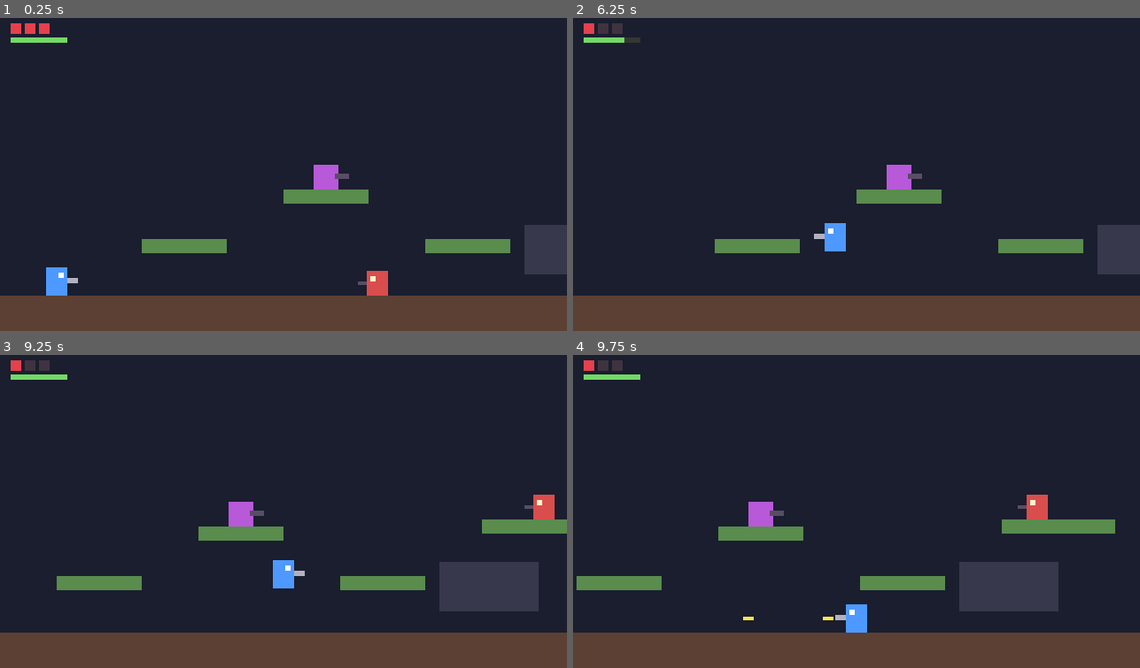
Above: before the commit, frames 1-4 (two rows, left to right).
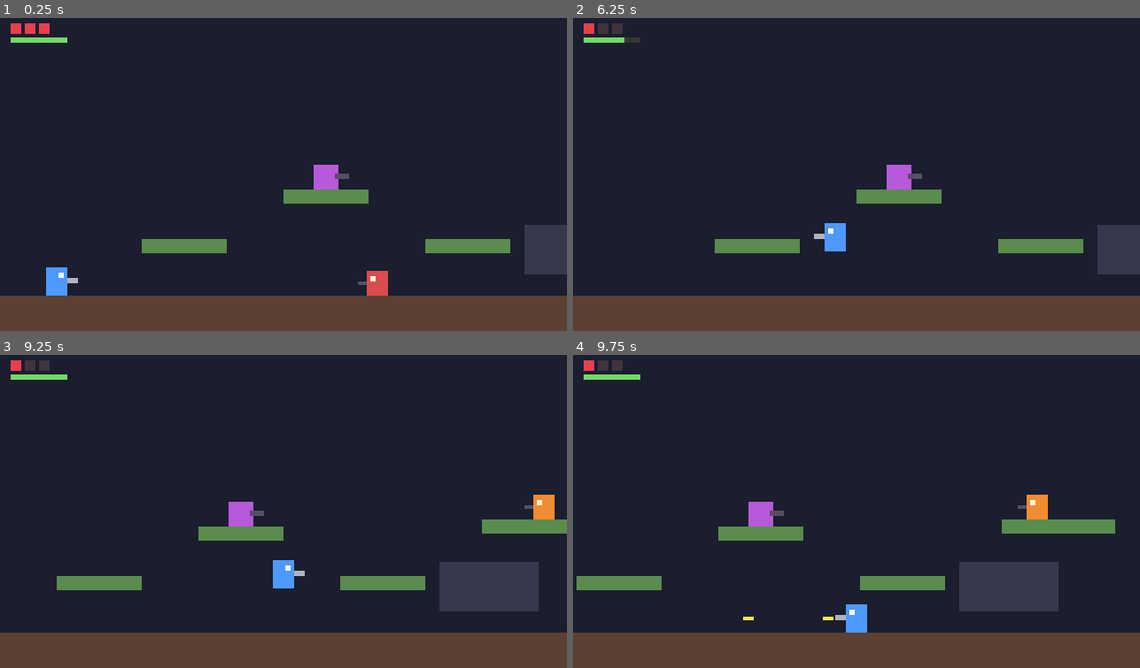
Above: after the commit, the same moments.

Repository: larrycxcx/zonebreaker-public
Game: Godot game, scene res://scenes/main.tscn
Same seed, same stepped clock (60 frames per second), same inputs: the game is played once before the commit and once after it.
Inputs:
- Up to frame 1 (0.25 s): no input
- Up to frame 2 (6.25 s): hold S (crouch) 0.53-1.28 s; hold D (move_right) 0.53-2.03 s; tap Space (jump) at 0.77, 1.52, 3.02, 3.77, 4.52, 6.02 s; tap J (shoot) at 0.8, 1.35, 3.05, 4.35, 5.3 s; tap Alt (sprint) at 1.55, 3.8, 6.05 s; hold A (move_left) 2.03-2.78 s; hold Alt (sprint) 2.03-2.78 s; tap S (crouch) at 2.3, 4.55, 5.85 s; hold D (move_right) 2.78-4.28 s; tap W (aim_up) at 2.85 s; hold S (crouch) 3.53-4.28 s; hold A (move_left) 4.28-5.03 s; hold D (move_right) 5.03-5.78 s; hold Alt (sprint) 5.03-5.78 s; hold A (move_left) from 5.78 s (still down)
- Up to frame 3 (9.25 s): hold J (shoot) 6.53-7.28 s; tap Space (jump) at 6.77, 7.52, 9.02 s; tap S (crouch) at 6.8, 8.85 s; release A (move_left) at 7.28 s; hold D (move_right) from 7.28 s (still down); tap Alt (sprint) at 7.35, 8.3 s; tap J (shoot) at 7.55 s; hold W (aim_up) 8.03-8.78 s
- Up to frame 4 (9.75 s): release D (move_right) at 9.53 s; hold A (move_left) from 9.53 s (still down); hold J (shoot) from 9.53 s (still down)

Frames 1-2 are identical in both runs. In frame 3, 0.3% of the frame differs, in the area x 94-98%, y 44-53%; in frame 4, 0.3%.

Commit message:
Split walkers into enemy types A/B/C and harden the test runner
Enemy types, all patrolling walkers built as inherited scenes of
enemy_walker.tscn that only override what differs:
- A: 110px range, single shots, standing only (red)
- B: 110px range, bursts of 2-3 shots 0.15s apart, standing only (orange)
- C: 200px range, single shots, goes prone like before (dark red)
The turret keeps its role with a 200px range and 6 health instead of 3.

Burst fire lives in the Enemy base class (burst_min/max/gap); a burst
that has started always finishes. Each bullet emits shot_fired, which
the tests use now and step 3 can hook effects onto. can_go_prone now
defaults to off so new enemies stand unless configured.

Test runner:
- Any SCRIPT ERROR raised while a test runs is now a failure. A
  coroutine that crashes mid-test aborts silently and the runner's await
  still returns, so a crashing test used to count as passing
- A suite that fails to load is reported and skipped instead of
  crashing the runner into an endless wait
- 60s watchdog per test for awaits that never resolve

New enemy_types suite (28 checks). Breaking each type rule in turn
(B burst size, C prone/range, turret health, burst completion) and
injecting a crashing test or a broken suite all fail the run.

Co-Authored-By: Claude Opus 5 <noreply@anthropic.com>

Diff:
--- a/scenes/enemy_turret.tscn
+++ b/scenes/enemy_turret.tscn
@@ -11,7 +11,9 @@
 collision_layer = 8
 collision_mask = 1
 script = ExtResource("1")
-max_health = 3
+max_health = 6
+detect_range = 200.0
+can_go_prone = true
 bullet_scene = ExtResource("2")
 
 [node name="CollisionShape2D" type="CollisionShape2D" parent="."]
--- /dev/null
+++ b/scenes/enemy_walker_a.tscn
@@ -0,0 +1,8 @@
+[gd_scene format=3]
+
+[ext_resource type="PackedScene" path="res://scenes/enemy_walker.tscn" id="1"]
+
+[node name="EnemyWalkerA" instance=ExtResource("1")]
+
+[node name="Body" parent="Visual" index="0"]
+color = Color(0.85, 0.3, 0.3, 1)
--- /dev/null
+++ b/scenes/enemy_walker_b.tscn
@@ -0,0 +1,10 @@
+[gd_scene format=3]
+
+[ext_resource type="PackedScene" path="res://scenes/enemy_walker.tscn" id="1"]
+
+[node name="EnemyWalkerB" instance=ExtResource("1")]
+burst_min = 2
+burst_max = 3
+
+[node name="Body" parent="Visual" index="0"]
+color = Color(0.95, 0.55, 0.2, 1)
--- /dev/null
+++ b/scenes/enemy_walker_c.tscn
@@ -0,0 +1,10 @@
+[gd_scene format=3]
+
+[ext_resource type="PackedScene" path="res://scenes/enemy_walker.tscn" id="1"]
+
+[node name="EnemyWalkerC" instance=ExtResource("1")]
+detect_range = 200.0
+can_go_prone = true
+
+[node name="Body" parent="Visual" index="0"]
+color = Color(0.6, 0.15, 0.25, 1)
--- a/scenes/main.tscn
+++ b/scenes/main.tscn
@@ -3,7 +3,9 @@
 [ext_resource type="PackedScene" path="res://scenes/platform.tscn" id="1"]
 [ext_resource type="PackedScene" path="res://scenes/player.tscn" id="2"]
 [ext_resource type="Script" path="res://scripts/main.gd" id="3"]
-[ext_resource type="PackedScene" path="res://scenes/enemy_walker.tscn" id="4"]
+[ext_resource type="PackedScene" path="res://scenes/enemy_walker_a.tscn" id="4"]
+[ext_resource type="PackedScene" path="res://scenes/enemy_walker_b.tscn" id="7"]
+[ext_resource type="PackedScene" path="res://scenes/enemy_walker_c.tscn" id="8"]
 [ext_resource type="PackedScene" path="res://scenes/enemy_turret.tscn" id="5"]
 [ext_resource type="PackedScene" path="res://scenes/hud.tscn" id="6"]
 
@@ -64,14 +66,14 @@
 
 [node name="Enemies" type="Node2D" parent="."]
 
-[node name="Walker1" parent="Enemies" instance=ExtResource("4")]
+[node name="WalkerA" parent="Enemies" instance=ExtResource("4")]
 position = Vector2(220, 153)
 
-[node name="Walker2" parent="Enemies" instance=ExtResource("4")]
+[node name="WalkerB" parent="Enemies" instance=ExtResource("7")]
 position = Vector2(352, 89)
 start_direction = 1
 
-[node name="Walker3" parent="Enemies" instance=ExtResource("4")]
+[node name="WalkerC" parent="Enemies" instance=ExtResource("8")]
 position = Vector2(470, 153)
 start_direction = 1
 
--- a/scripts/enemy.gd
+++ b/scripts/enemy.gd
@@ -3,6 +3,8 @@
 ## 敌人基类：生命值、受击闪白、死亡、重力，以及共用的射击、趴下逻辑。具体行为见子类。
 
 signal died
+## 每射出一颗子弹发一次（连发时每颗都发）。第 3 步的枪口闪光、音效可以接在这上面。
+signal shot_fired
 
 @export var max_health := 2
 ## 碰到玩家时对玩家造成的伤害。
@@ -17,10 +19,16 @@
 @export var detect_range := 150.0
 ## 和玩家的高度差在这个范围内才会开火（子弹只走水平方向）。
 @export var vertical_tolerance := 20.0
+## 每次开火连发几颗，在 [burst_min, burst_max] 里随机取。都为 1 就是单发。
+## fire_interval 从一轮连发的第一颗开始算。
+@export_range(1, 10) var burst_min := 1
+@export_range(1, 10) var burst_max := 1
+## 同一轮连发里相邻两颗子弹的间隔。
+@export var burst_gap := 0.15
 
 @export_group("Prone")
-## 玩家在射程内趴下时，敌人也跟着趴下打低处。关掉就是一直站着打的敌人。
-@export var can_go_prone := true
+## 玩家在射程内趴下时，敌人也跟着趴下打低处。默认关闭，即只会站着开枪。
+@export var can_go_prone := false
 ## 发现玩家趴下后隔多久才跟着趴下，给玩家留一个躲子弹的窗口。
 @export var prone_reaction_time := 0.4
 
@@ -33,6 +41,8 @@
 var facing := -1
 
 var _fire_timer := 0.0
+var _burst_left := 0
+var _burst_timer := 0.0
 var _prone_timer := 0.0
 var _stand_height := 0.0
 
@@ -77,17 +87,32 @@
 	return player
 
 
-## 冷却好了就朝 `facing` 方向打一发。`target` 传 null 表示这一帧不该开火。
-## 子弹挂在敌人的父节点下，这样敌人死了子弹还能继续飞。
+## 冷却好了就朝 `facing` 方向开一轮火（单发或连发）。`target` 传 null 表示这一帧不该开始新的一轮。
+## 一轮连发开始后会打完，即使中途玩家离开了射程。
 func try_shoot(delta: float, target: Node2D) -> void:
 	_fire_timer -= delta
+	if _burst_left > 0:
+		_burst_timer -= delta
+		if _burst_timer <= 0.0:
+			_fire_one()
+			_burst_left -= 1
+			_burst_timer = burst_gap
+		return
 	if target == null or bullet_scene == null or _fire_timer > 0.0:
 		return
 	_fire_timer = fire_interval
+	_fire_one()
+	_burst_left = randi_range(burst_min, maxi(burst_min, burst_max)) - 1
+	_burst_timer = burst_gap
+
+
+## 子弹挂在敌人的父节点下，这样敌人死了子弹还能继续飞。
+func _fire_one() -> void:
 	var bullet := bullet_scene.instantiate() as Bullet
 	bullet.direction = Vector2(facing, 0)
 	get_parent().add_child(bullet)
 	bullet.global_position = _muzzle.global_position
+	shot_fired.emit()
 
 
 ## 子类每帧拿当前瞄准的目标调用：目标趴着就隔 prone_reaction_time 跟着趴下，否则马上站起来。
--- a/tests/run_tests.gd
+++ b/tests/run_tests.gd
@@ -4,18 +4,61 @@
 ##   & $godot --headless --path . --script res://tests/run_tests.gd
 ##   & $godot --headless --path . --script res://tests/run_tests.gd -- crouch
 ##
-## 加 `-- <名字>`（player / enemies / crouch / sprint）只跑指定的一组，不加就全跑。全部通过退出码为 0，有失败为 1。
+## 加 `-- <名字>`（player / enemies / enemy_types / crouch / sprint）只跑指定的一组，不加就全跑。全部通过退出码为 0，有失败为 1。
 
 const SUITES := {
 	"player": "res://tests/test_player.gd",
 	"enemies": "res://tests/test_enemies.gd",
+	"enemy_types": "res://tests/test_enemy_types.gd",
 	"crouch": "res://tests/test_crouch.gd",
 	"sprint": "res://tests/test_sprint.gd",
 }
 
 
+## 单条用例最多跑多久。防的是用例在等一个永远不会来的信号，
+## runner 的 await 会一直等下去；看门狗到点就报出是哪条用例卡住，并以失败退出。
+const TEST_TIMEOUT_SEC := 60.0
+
+
+## 收集用例运行期间的 SCRIPT ERROR。
+## Godot 里协程中途出运行时错误时，那条用例直接中止，但 runner 的 await 照常返回，
+## 而它一条断言都没记——不拦下来的话，出错的用例会被当成「通过」。
+## Logger 可能在别的线程被调用，所以加锁。
+class ScriptErrorCollector extends Logger:
+	var _mutex := Mutex.new()
+	var _errors: Array[String] = []
+
+	func _log_error(_function: String, file: String, line: int, code: String, rationale: String, _editor_notify: bool, error_type: int, _script_backtraces: Array[ScriptBacktrace]) -> void:
+		if error_type != ERROR_TYPE_SCRIPT:
+			return
+		_mutex.lock()
+		_errors.append("%s:%d %s" % [file.get_file(), line, rationale if rationale != "" else code])
+		_mutex.unlock()
+
+	func take() -> Array[String]:
+		_mutex.lock()
+		var taken := _errors.duplicate()
+		_errors.clear()
+		_mutex.unlock()
+		return taken
+
+
+var _test_serial := 0
+var _script_errors := ScriptErrorCollector.new()
+
+
 func _initialize() -> void:
+	OS.add_logger(_script_errors)
 	_run()
+
+
+func _arm_watchdog(label: String) -> void:
+	_test_serial += 1
+	var serial := _test_serial
+	create_timer(TEST_TIMEOUT_SEC).timeout.connect(func() -> void:
+		if serial == _test_serial:
+			print("\n    TIMEOUT  %s did not finish within %d s (look for a SCRIPT ERROR above)" % [label, int(TEST_TIMEOUT_SEC)])
+			quit(1))
 
 
 func _run() -> void:
@@ -28,7 +71,15 @@
 		if wanted.size() > 0 and not wanted.has(suite_name):
 			continue
 		print("\n=== ", suite_name, " ===")
-		var suite: GameTest = load(SUITES[suite_name]).new()
+		# 测试脚本本身有语法错误时 load 会失败：记为一条失败、继续跑别的组，而不是整个 runner 崩掉卡死。
+		var script := load(SUITES[suite_name]) as GDScript
+		if script == null or not script.can_instantiate():
+			total += 1
+			failed += 1
+			failed_labels.append("%s: suite failed to load (see SCRIPT ERROR above)" % suite_name)
+			print("    FAIL  could not load ", SUITES[suite_name])
+			continue
+		var suite: GameTest = script.new()
 		suite.tree = self
 
 		for method in suite.get_method_list():
@@ -37,10 +88,14 @@
 				continue
 			print("  ", test_name)
 			suite.results.clear()
+			_script_errors.take() # 丢掉上一条用例收尾阶段可能产生的错误，只算这条自己的
+			_arm_watchdog("%s / %s" % [suite_name, test_name])
 			await suite.call(test_name)
 			# 每条用例跑完就把场景释放掉，用例之间互不影响，退出时也不会报资源泄漏。
 			suite.free_scene()
 			await physics_frame
+			for error in _script_errors.take():
+				suite.check("no script error (%s)" % error, false)
 
 			for result in suite.results:
 				total += 1
@@ -53,6 +108,7 @@
 					failed_labels.append(label)
 					print("    FAIL  ", result["label"], ("  " + detail) if detail != "" else "")
 
+	_test_serial += 1 # 解除最后一条用例的看门狗
 	print("\n", "-".repeat(50))
 	if failed == 0:
 		print("all %d checks passed" % total)
@@ -60,4 +116,5 @@
 		print("%d of %d checks FAILED:" % [failed, total])
 		for label in failed_labels:
 			print("  - ", label)
+	OS.remove_logger(_script_errors)
 	quit(1 if failed > 0 else 0)
--- a/tests/test_crouch.gd
+++ b/tests/test_crouch.gd
@@ -231,4 +231,4 @@
 
 
 func test_lying_down_dodges_walker_fire() -> void:
-	await _assert_crouch_dodges("Walker1", Vector2(250, 153), -1)
+	await _assert_crouch_dodges("WalkerA", Vector2(250, 153), -1)
--- a/tests/test_enemies.gd
+++ b/tests/test_enemies.gd
@@ -12,8 +12,8 @@
 func test_enemies_stand_where_placed() -> void:
 	await reset_scene(true)
 	await frames(40)
-	var walker1: EnemyWalker = main.get_node("Enemies/Walker1")
-	var walker2: EnemyWalker = main.get_node("Enemies/Walker2")
+	var walker1: EnemyWalker = main.get_node("Enemies/WalkerA")
+	var walker2: EnemyWalker = main.get_node("Enemies/WalkerB")
 	var turret: EnemyTurret = main.get_node("Enemies/Turret1")
 	check("ground walker stands on the ground", walker1.is_on_floor() and absf(walker1.global_position.y - 153.0) < 2.0, str(walker1.global_position))
 	check("platform walker stands on its platform", walker2.is_on_floor() and absf(walker2.global_position.y - 89.0) < 2.0, str(walker2.global_position))
@@ -23,7 +23,7 @@
 func test_walker_patrols() -> void:
 	await reset_scene(true)
 	await frames(40)
-	var walker: EnemyWalker = main.get_node("Enemies/Walker1")
+	var walker: EnemyWalker = main.get_node("Enemies/WalkerA")
 	var start_x := walker.global_position.x
 	await frames(60)
 	check("walker moves along the ground", absf(walker.global_position.x - start_x) > 10.0, "%.1f -> %.1f" % [start_x, walker.global_position.x])
@@ -33,7 +33,7 @@
 	await reset_scene(true)
 	await frames(40)
 	# Platform4：x 320..384。巡逻兵必须在边缘掉头，不能走下去。
-	var walker: EnemyWalker = main.get_node("Enemies/Walker2")
+	var walker: EnemyWalker = main.get_node("Enemies/WalkerB")
 	var fell := false
 	for i in 300:
 		await tree.physics_frame
@@ -47,7 +47,7 @@
 func test_walker_turns_at_the_crawl_block() -> void:
 	await reset_scene(true)
 	# 矮通道（x 296..352，净空 12px）比巡逻兵矮，它得掉头而不是卡在那里推墙。
-	var walker: EnemyWalker = main.get_node("Enemies/Walker1")
+	var walker: EnemyWalker = main.get_node("Enemies/WalkerA")
 	walker.global_position = Vector2(270, 153)
 	walker.facing = 1
 	walker._apply_facing()
@@ -62,9 +62,9 @@
 
 func test_bullets_kill_the_walker() -> void:
 	await reset_scene(true)
-	keep_only_enemies(["Walker1"])
-	await frames(30)
-	var walker: EnemyWalker = main.get_node("Enemies/Walker1")
+	keep_only_enemies(["WalkerA"])
+	await frames(30)
+	var walker: EnemyWalker = main.get_node("Enemies/WalkerA")
 	check("walker has 2 health", walker.max_health == 2 and walker.health == 2)
 
 	walker.take_damage(1)
@@ -140,8 +140,8 @@
 
 func test_walker_shoots_at_the_player() -> void:
 	await reset_scene(true)
-	keep_only_enemies(["Walker1"])
-	var walker: EnemyWalker = main.get_node("Enemies/Walker1")
+	keep_only_enemies(["WalkerA"])
+	var walker: EnemyWalker = main.get_node("Enemies/WalkerA")
 	await frames(20)
 
 	# 站到巡逻兵正前方、同高度，射程之内。
@@ -163,8 +163,8 @@
 
 func test_walker_does_not_shoot_backwards() -> void:
 	await reset_scene(true)
-	keep_only_enemies(["Walker1"])
-	var walker: EnemyWalker = main.get_node("Enemies/Walker1")
+	keep_only_enemies(["WalkerA"])
+	var walker: EnemyWalker = main.get_node("Enemies/WalkerA")
 	await frames(20)
 
 	# 玩家在身后：巡逻兵不该回头瞄准，转向只由巡逻决定。
@@ -186,8 +186,8 @@
 
 func test_walker_and_turret_shoot_at_the_same_height() -> void:
 	await reset_scene(true)
-	keep_only_enemies(["Walker1", "Turret1"])
-	var walker: EnemyWalker = main.get_node("Enemies/Walker1")
+	keep_only_enemies(["WalkerA", "Turret1"])
+	var walker: EnemyWalker = main.get_node("Enemies/WalkerA")
 	var turret: EnemyTurret = main.get_node("Enemies/Turret1")
 	await frames(30)
 
@@ -218,9 +218,9 @@
 
 func test_enemy_bullets_do_not_hurt_other_enemies() -> void:
 	await reset_scene(true)
-	keep_only_enemies(["Walker1", "Walker2"])
-	var shooter: EnemyWalker = main.get_node("Enemies/Walker1")
-	var victim: EnemyWalker = main.get_node("Enemies/Walker2")
+	keep_only_enemies(["WalkerA", "WalkerB"])
+	var shooter: EnemyWalker = main.get_node("Enemies/WalkerA")
+	var victim: EnemyWalker = main.get_node("Enemies/WalkerB")
 	await frames(20)
 
 	# 把另一只巡逻兵直接摆在枪口前面，玩家挪到远处不干扰。
@@ -301,10 +301,10 @@
 	check("the hit came while both were prone", player.is_crouching and turret.is_prone)
 
 
-func test_walker_stops_and_lies_down_to_shoot() -> void:
-	await reset_scene(true)
-	keep_only_enemies(["Walker1"])
-	var walker: EnemyWalker = main.get_node("Enemies/Walker1")
+func test_type_c_stops_and_lies_down_to_shoot() -> void:
+	await reset_scene(true)
+	keep_only_enemies(["WalkerC"])
+	var walker: EnemyWalker = main.get_node("Enemies/WalkerC")
 	await frames(10)
 	_place_enemy(walker, Vector2(250, 153))
 	player.global_position = Vector2(180, 152) # 在巡逻兵正前方（左边）
@@ -322,10 +322,10 @@
 	check("walker resumes its patrol", absf(walker.global_position.x - x_prone) > 5.0, "%.2f -> %.2f" % [x_prone, walker.global_position.x])
 
 
-func test_walker_ignores_a_prone_player_behind_it() -> void:
-	await reset_scene(true)
-	keep_only_enemies(["Walker1"])
-	var walker: EnemyWalker = main.get_node("Enemies/Walker1")
+func test_type_c_ignores_a_prone_player_behind_it() -> void:
+	await reset_scene(true)
+	keep_only_enemies(["WalkerC"])
+	var walker: EnemyWalker = main.get_node("Enemies/WalkerC")
 	await frames(10)
 	_place_enemy(walker, Vector2(200, 153))
 	player.global_position = Vector2(250, 152) # 在背后（右边）
@@ -357,7 +357,7 @@
 	player._fire_timer = 0.0
 	player._shoot(Vector2.RIGHT)
 	await frames(40)
-	check("a standing shot flies over a prone enemy", turret.health == 3, str(turret.health))
+	check("a standing shot flies over a prone enemy", turret.health == turret.max_health, str(turret.health))
 
 	# 对照组：玩家也趴下（不动）开枪，就打得中。
 	Input.action_press("crouch")
@@ -367,7 +367,7 @@
 	await frames(2)
 	Input.action_release("shoot")
 	await frames(40)
-	check("a prone shot hits a prone enemy", is_instance_valid(turret) and turret.health < 3, str(turret.health) if is_instance_valid(turret) else "dead")
+	check("a prone shot hits a prone enemy", is_instance_valid(turret) and turret.health < turret.max_health, str(turret.health) if is_instance_valid(turret) else "dead")
 
 
 func test_player_invincibility_frames() -> void:
@@ -394,9 +394,9 @@
 
 func test_touching_an_enemy_hurts() -> void:
 	await reset_scene(true)
-	keep_only_enemies(["Walker1"])
-	await frames(30)
-	var walker: EnemyWalker = main.get_node("Enemies/Walker1")
+	keep_only_enemies(["WalkerA"])
+	await frames(30)
+	var walker: EnemyWalker = main.get_node("Enemies/WalkerA")
 	player.global_position = walker.global_position
 	player.velocity = Vector2.ZERO
 	await frames(4)
--- /dev/null
+++ b/tests/test_enemy_types.gd
@@ -0,0 +1,202 @@
+extends GameTest
+## 敌人分类：A（单发，110px，只站着）、B（连发 2~3 颗，110px，只站着）、
+## C（单发，200px，会跟着玩家趴下），以及炮台（200px，6 血）。
+
+
+## 玩家停在这里时离所有敌人都在射程外（摆好的敌人在 x=450，最远射程 200）。
+const PARKED_X := 40.0
+
+
+## 把一个巡逻兵固定在 x=450 朝左站着，不再走动。玩家先停在射程外：
+## 如果准备阶段就在射程内，敌人会先按默认冷却开一枪，之后测试改的节奏就看不出来了。
+func _setup_duel(enemy_name: String) -> Enemy:
+	await reset_scene(true)
+	keep_only_enemies([enemy_name])
+	var enemy: Enemy = main.get_node("Enemies/" + enemy_name)
+	player.global_position = Vector2(PARKED_X, 152)
+	await frames(5)
+	enemy.global_position = Vector2(450, 153)
+	enemy.facing = -1
+	enemy._visual.scale.x = -1
+	if enemy is EnemyWalker:
+		(enemy as EnemyWalker).move_speed = 0.0
+		(enemy as EnemyWalker)._apply_facing()
+	await frames(2)
+	return enemy
+
+
+## 玩家站到敌人正前方 distance 处。玩家设为无敌，免得被击退或打死打断观察。
+func _step_in_front(enemy: Enemy, distance: float) -> void:
+	player.global_position = Vector2(enemy.global_position.x - distance, 152)
+	player.velocity = Vector2.ZERO
+
+
+## 玩家在敌人前方 distance 处站 frame_count 帧，记下每颗子弹是第几帧射出的，
+## 再按间隔分成一轮一轮的连发（同一轮相邻两颗隔 9~10 帧，两轮之间隔 fire_interval）。
+## 观察结束后把玩家移走、再等一会儿，让最后一轮打完，避免被截断成「1 颗」。
+func _observe_bursts(enemy: Enemy, distance: float, frame_count: int) -> Array:
+	var shot_frames := []
+	var frame := [0]
+	enemy.shot_fired.connect(func(): shot_frames.append(frame[0]))
+	_step_in_front(enemy, distance)
+	for i in frame_count + 40:
+		if i == frame_count:
+			player.global_position = Vector2(PARKED_X, 152)
+		player._invincible_timer = 1000.0
+		await tree.physics_frame
+		frame[0] += 1
+	var bursts := []
+	var last := -1000
+	for f in shot_frames:
+		if f - last > 15:
+			bursts.append(0)
+		bursts[-1] += 1
+		last = f
+	return bursts
+
+
+func test_types_are_configured() -> void:
+	await reset_scene(true)
+	var a: Enemy = main.get_node("Enemies/WalkerA")
+	var b: Enemy = main.get_node("Enemies/WalkerB")
+	var c: Enemy = main.get_node("Enemies/WalkerC")
+	var turret: Enemy = main.get_node("Enemies/Turret1")
+	check("A, B and C are all patrolling walkers", a is EnemyWalker and b is EnemyWalker and c is EnemyWalker)
+	check("A: 110px range, single shots, standing only", a.detect_range == 110.0 and a.burst_min == 1 and a.burst_max == 1 and not a.can_go_prone)
+	check("B: 110px range, bursts of 2-3, standing only", b.detect_range == 110.0 and b.burst_min == 2 and b.burst_max == 3 and not b.can_go_prone)
+	check("C: 200px range, single shots, can go prone", c.detect_range == 200.0 and c.burst_min == 1 and c.burst_max == 1 and c.can_go_prone)
+	check("walkers have 2 health", a.max_health == 2 and b.max_health == 2 and c.max_health == 2)
+	check("turret: 200px range and 6 health", turret.detect_range == 200.0 and turret.max_health == 6, "%s / %s" % [turret.detect_range, turret.max_health])
+	var colors := [a, b, c].map(func(e): return (e.get_node("Visual/Body") as ColorRect).color)
+	check("A, B and C look different", colors[0] != colors[1] and colors[1] != colors[2] and colors[0] != colors[2], str(colors))
+
+
+func test_type_a_fires_single_shots() -> void:
+	var a := await _setup_duel("WalkerA")
+	a.fire_interval = 0.5
+	var bursts := await _observe_bursts(a, 60.0, 150)
+	check("A fired several times", bursts.size() >= 4, str(bursts))
+	check("every A volley is a single shot", bursts.all(func(n): return n == 1), str(bursts))
+
+
+func test_type_b_fires_bursts_of_two_or_three() -> void:
+	# 连发颗数是随机的，固定种子让结果可重复。
+	seed(20260918)
+	var b := await _setup_duel("WalkerB")
+	b.fire_interval = 0.6
+	var bursts := await _observe_bursts(b, 60.0, 420)
+	check("B fired several volleys", bursts.size() >= 8, str(bursts))
+	check("every B volley has 2 or 3 shots", bursts.all(func(n): return n == 2 or n == 3), str(bursts))
+	check("both 2-shot and 3-shot volleys happen", bursts.has(2) and bursts.has(3), str(bursts))
+
+
+func test_type_b_burst_shots_are_spaced_out() -> void:
+	seed(1)
+	var b := await _setup_duel("WalkerB")
+	var shot_frames := []
+	var frame := [0]
+	b.shot_fired.connect(func(): shot_frames.append(frame[0]))
+	_step_in_front(b, 60.0)
+	for i in 40:
+		player._invincible_timer = 1000.0
+		await tree.physics_frame
+		frame[0] += 1
+	check("a burst fired at least two shots", shot_frames.size() >= 2, str(shot_frames))
+	if shot_frames.size() >= 2:
+		var gap: int = shot_frames[1] - shot_frames[0]
+		check("burst shots come 0.15s apart", gap >= 8 and gap <= 10, "%d frames" % gap)
+
+
+func test_burst_finishes_even_if_the_player_leaves() -> void:
+	seed(7)
+	var b := await _setup_duel("WalkerB")
+	var shots := [0]
+	b.shot_fired.connect(func(): shots[0] += 1)
+	_step_in_front(b, 60.0)
+	for i in 5:
+		player._invincible_timer = 1000.0
+		await tree.physics_frame
+		if shots[0] > 0:
+			break
+	check("the burst started as soon as the player stepped in", shots[0] == 1, str(shots[0]))
+	# 第一颗打出后玩家立刻跑出射程，这一轮也要打完。
+	player.global_position = Vector2(PARKED_X, 152)
+	await frames(40)
+	check("the rest of the burst still comes out", shots[0] == 2 or shots[0] == 3, str(shots[0]))
+
+
+func test_only_type_c_goes_prone() -> void:
+	for enemy_name in ["WalkerA", "WalkerB", "WalkerC"]:
+		var enemy := await _setup_duel(enemy_name)
+		_step_in_front(enemy, 60.0)
+		Input.action_press("crouch")
+		var ever_prone := false
+		for i in 60:
+			player._invincible_timer = 1000.0
+			await tree.physics_frame
+			ever_prone = ever_prone or enemy.is_prone
+		var expected: bool = enemy_name == "WalkerC"
+		check("%s %s when the player lies down" % [enemy_name, "goes prone" if expected else "stays standing"], ever_prone == expected)
+		Input.action_release("crouch")
+
+
+func test_type_c_outranges_a_and_b() -> void:
+	# 180px：在 C 的 200px 射程内，在 A/B 的 110px 射程外。
+	for enemy_name in ["WalkerA", "WalkerB", "WalkerC"]:
+		var enemy := await _setup_duel(enemy_name)
+		var bursts := await _observe_bursts(enemy, 180.0, 60)
+		var expected: bool = enemy_name == "WalkerC"
+		check("%s %s at 180px" % [enemy_name, "fires" if expected else "holds fire"], (bursts.size() > 0) == expected, str(bursts))
+
+
+func test_a_and_b_fire_inside_their_range() -> void:
+	for enemy_name in ["WalkerA", "WalkerB"]:
+		var enemy := await _setup_duel(enemy_name)
+		var bursts := await _observe_bursts(enemy, 100.0, 30)
+		check("%s fires at 100px" % enemy_name, bursts.size() > 0, str(bursts))
+
+
+func test_turret_range_is_200() -> void:
+	await reset_scene(true)
+	keep_only_enemies(["Turret1"])
+	var turret: EnemyTurret = main.get_node("Enemies/Turret1")
+	await frames(5)
+	turret.global_position = Vector2(500, 153)
+	var shots := [0]
+	turret.shot_fired.connect(func(): shots[0] += 1)
+	player.global_position = Vector2(290, 152) # 210px，射程外
+	for i in 60:
+		player._invincible_timer = 1000.0
+		await tree.physics_frame
+	check("turret holds fire at 210px", shots[0] == 0, str(shots[0]))
+	player.global_position = Vector2(310, 152) # 190px，射程内
+	for i in 30:
+		player._invincible_timer = 1000.0
+		await tree.physics_frame
+	check("turret fires at 190px", shots[0] > 0, str(shots[0]))
+
+
+func test_turret_takes_six_hits() -> void:
+	await reset_scene(true)
+	keep_only_enemies(["Turret1"])
+	var turret: EnemyTurret = main.get_node("Enemies/Turret1")
+	turret.can_go_prone = false
+	await frames(5)
+	turret.global_position = Vector2(500, 153)
+	player.global_position = Vector2(440, 152)
+	player.velocity = Vector2.ZERO
+	player.facing = 1
+	player._visual.scale.x = 1
+	await frames(3)
+
+	# 真打子弹：前 5 颗打不死，第 6 颗打死。
+	var deaths := []
+	turret.died.connect(func(): deaths.append(true))
+	for i in 6:
+		player._invincible_timer = 1000.0
+		player._fire_timer = 0.0
+		player._shoot(Vector2.RIGHT)
+		await frames(20)
+		if i == 4:
+			check("five hits do not kill the turret", deaths.is_empty() and is_instance_valid(turret) and turret.health == 1, str(turret.health) if is_instance_valid(turret) else "dead")
+	check("the sixth hit kills it", deaths.size() == 1)
--- a/tests/test_player.gd
+++ b/tests/test_player.gd
@@ -241,7 +241,7 @@
 	player._fire_timer = 0.0
 	Input.action_press("aim_up")
 	Input.action_press("shoot")
-	for i in 60:
+	for i in 150: # 炮台 6 血，射速 0.15 秒一发，再加上子弹飞行时间
 		await tree.physics_frame
 		if not deaths.is_empty():
 			break
Not shown, added: tests/test_enemy_types.gd.uid
